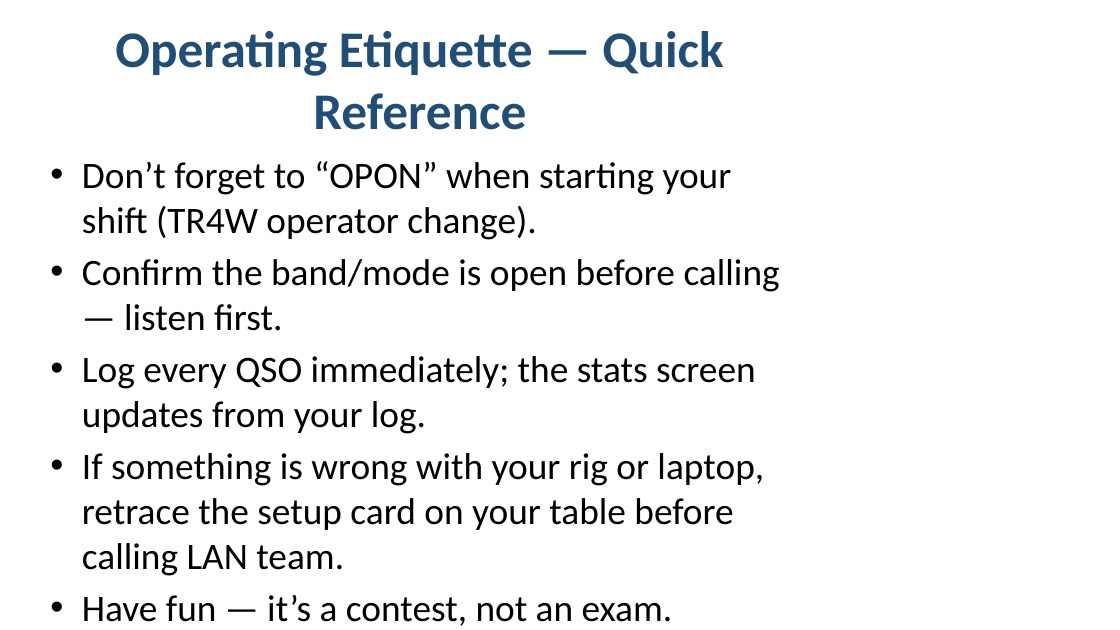
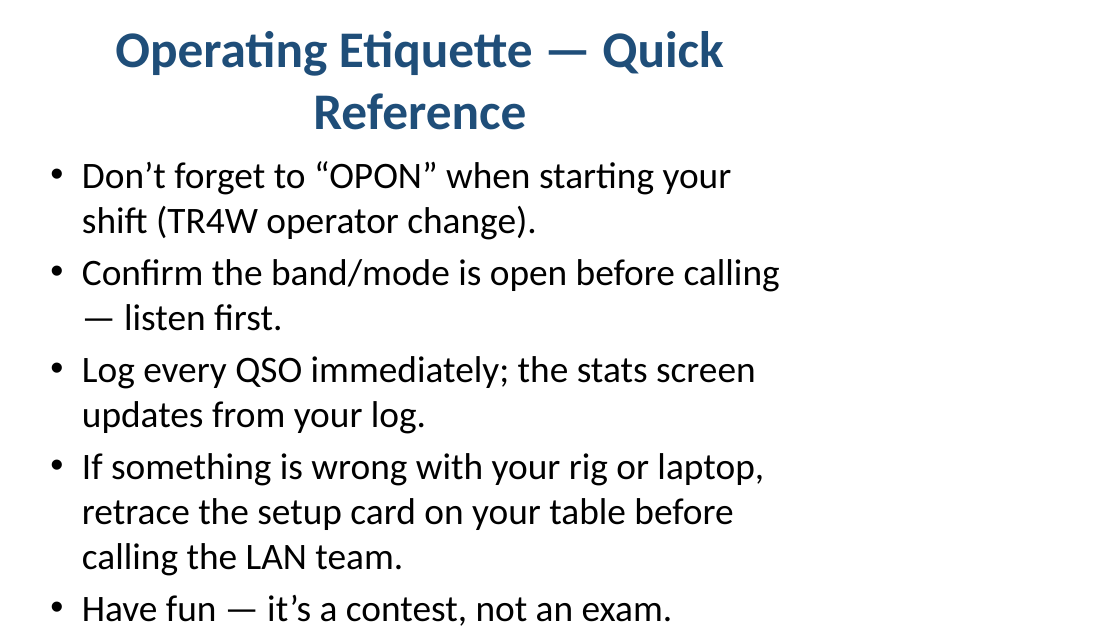
Before and after one commit to ny4i/pinellas-field-day, a slide deck: slide 14 of site-setup/2026-field-day-presentation.pptx. Drawn at 1120x630 pixels with LibreOffice and Linux fonts; fonts in the diff are those of the drawing. Boxes give left, top, right and bottom in pixels: in the first picture for what was removed or moved away, otherwise in the second. Text is boxed around its words. In the diff, an @@ line names an element or a change of style, - is before the commit and + after.

```diff
--- a/site-setup/2026-field-day-presentation.pptx
+++ b/site-setup/2026-field-day-presentation.pptx
@@ text at [82,453,764,576]: text changed @@
-• If something is wrong with your rig or laptop, retrace the setup card on your table before calling LAN team.
+• If something is wrong with your rig or laptop, retrace the setup card on your table before calling the LAN team.
```
Also in this commit, not shown: 4 other slides changed, 1 other file.
